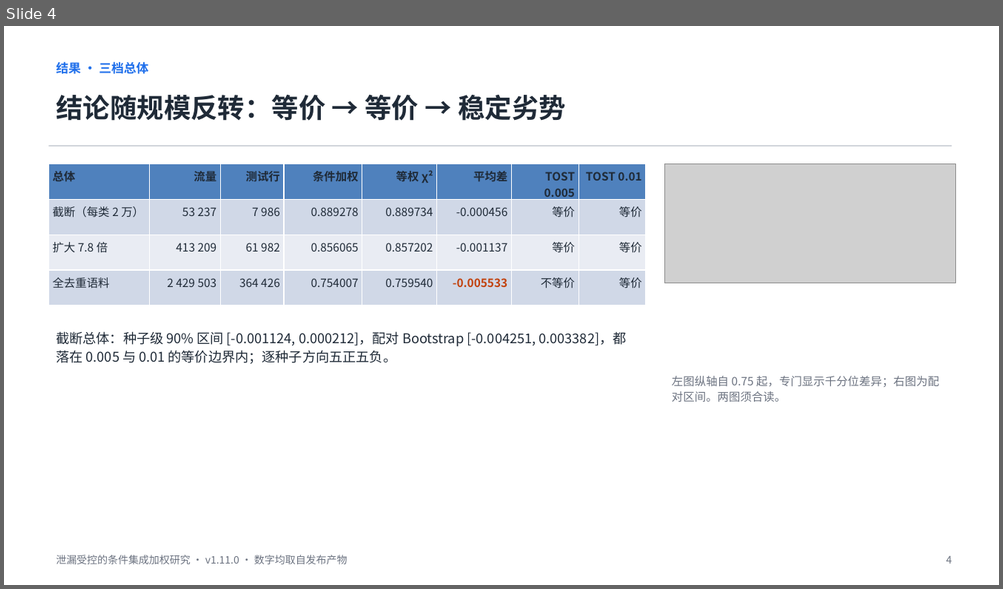
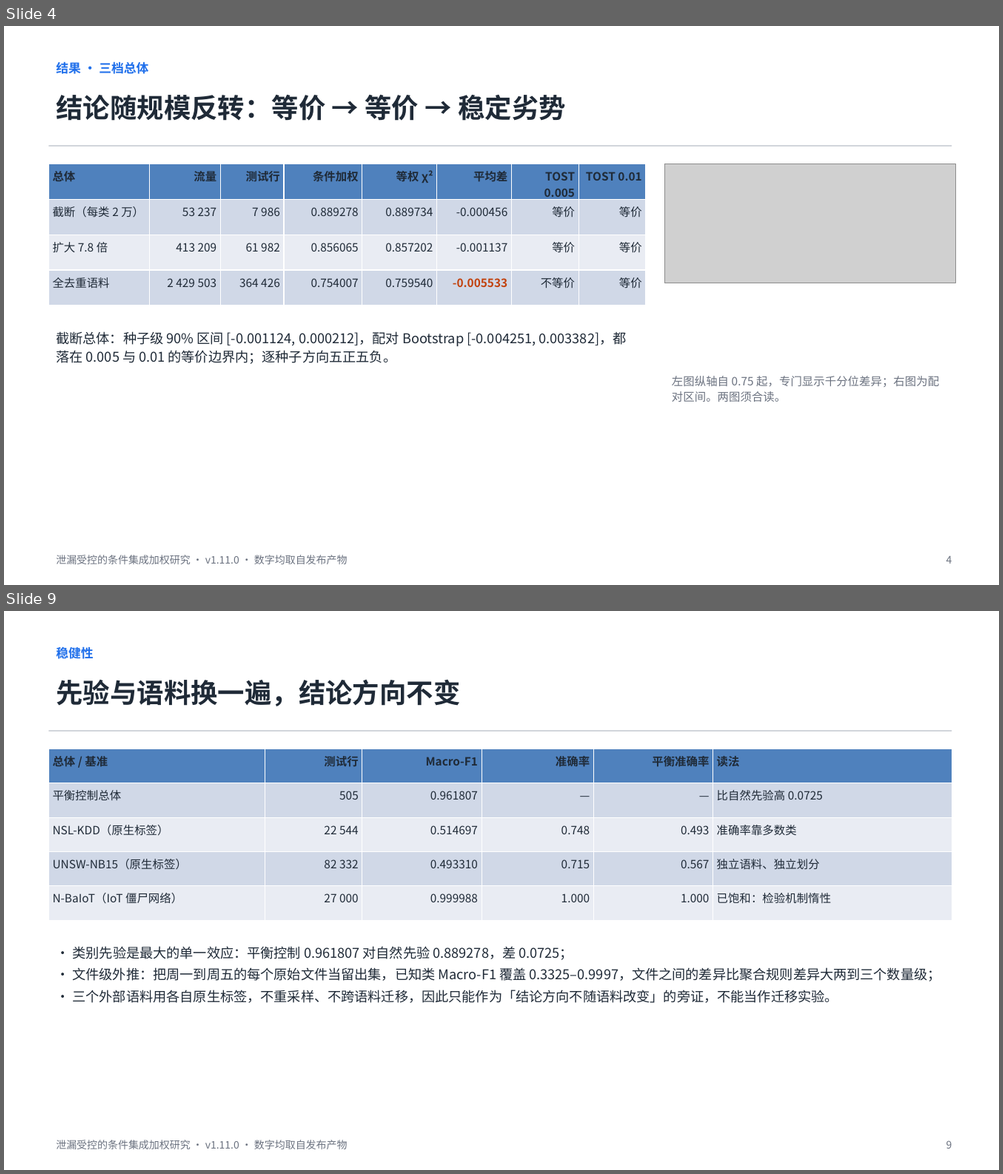
Before and after one commit to linran-muxue/leakage-controlled-nids-study, a slide deck: 重构版论文_v4_20260915/汇报用_论文介绍.pptx. Shown one above the other, each under a label of ours: slide 4 before the commit, slides 4 and 9 after it; the slides between them are not shown. The pictures are 1003x589 and 1003x1174 pixels, drawn with LibreOffice and Linux fonts; fonts in the diff are those of the drawing; grey boxes stand for pictures. Boxes give left, top, right and bottom in pixels: in the first picture for what was removed or moved away, otherwise in the second. Text is boxed around its words. In the diff, an @@ line names an element or a change of style, - is before the commit and + after.

```diff
--- a/重构版论文_v4_20260915/汇报用_论文介绍.pptx
+++ b/重构版论文_v4_20260915/汇报用_论文介绍.pptx
@@ slide 9 added at [4, 611, 999, 1170], background #FFFFFF @@
@@ text added at [56, 647, 93, 659], 12 pt, text #1F6FEB, bold @@
+稳健性
@@ text added at [56, 679, 460, 706], 26 pt, text #1F2A37, bold @@
+先验与语料换一遍，结论方向不变
@@ rectangle added at [48, 730, 951, 732], fill #D1D5DB @@
@@ table added at [48, 749, 951, 920], 5 rows, 6 columns @@
+总体 / 基准 | 测试行 | Macro-F1 | 准确率 | 平衡准确率 | 读法
+平衡控制总体 | 505 | 0.961807 | — | — | 比自然先验高 0.0725
+NSL-KDD（原生标签） | 22 544 | 0.514697 | 0.748 | 0.493 | 准确率靠多数类
+UNSW-NB15（原生标签） | 82 332 | 0.493310 | 0.715 | 0.567 | 独立语料、独立划分
+N-BaIoT（IoT 僵尸网络） | 27 000 | 0.999988 | 1.000 | 1.000 | 已饱和：检验机制惰性
@@ text added at [73, 946, 941, 1003], 13 pt, text #1F2A37 @@
+· 类别先验是最大的单一效应：平衡控制 0.961807 对自然先验 0.889278，差 0.0725；
+· 文件级外推：把周一到周五的每个原始文件当留出集，已知类 Macro-F1 覆盖 0.3325–0.9997，文件之间的差异比聚合规则差异大两到三个数量级；
+· 三个外部语料用各自原生标签，不重采样、不跨语料迁移，因此只能作为「结论方向不随语料改变」的旁证，不能当作迁移实验。
@@ text added at [56, 1140, 347, 1150], 10 pt, text #6B7280 @@
+泄漏受控的条件集成加权研究 · v1.11.0 · 数字均取自发布产物
@@ text added at [946, 1141, 952, 1149], 10 pt, text #6B7280 @@
+9
```
Also in this commit, not shown: 4 slides changed, 3 other slides added, 9 other files.
